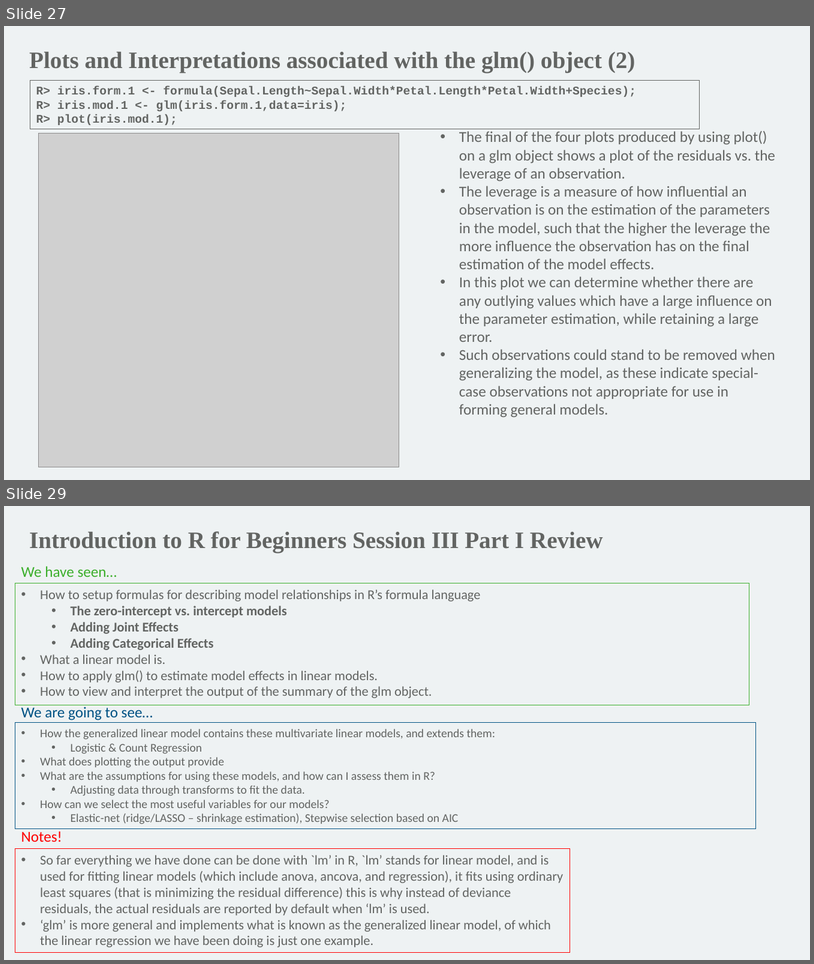
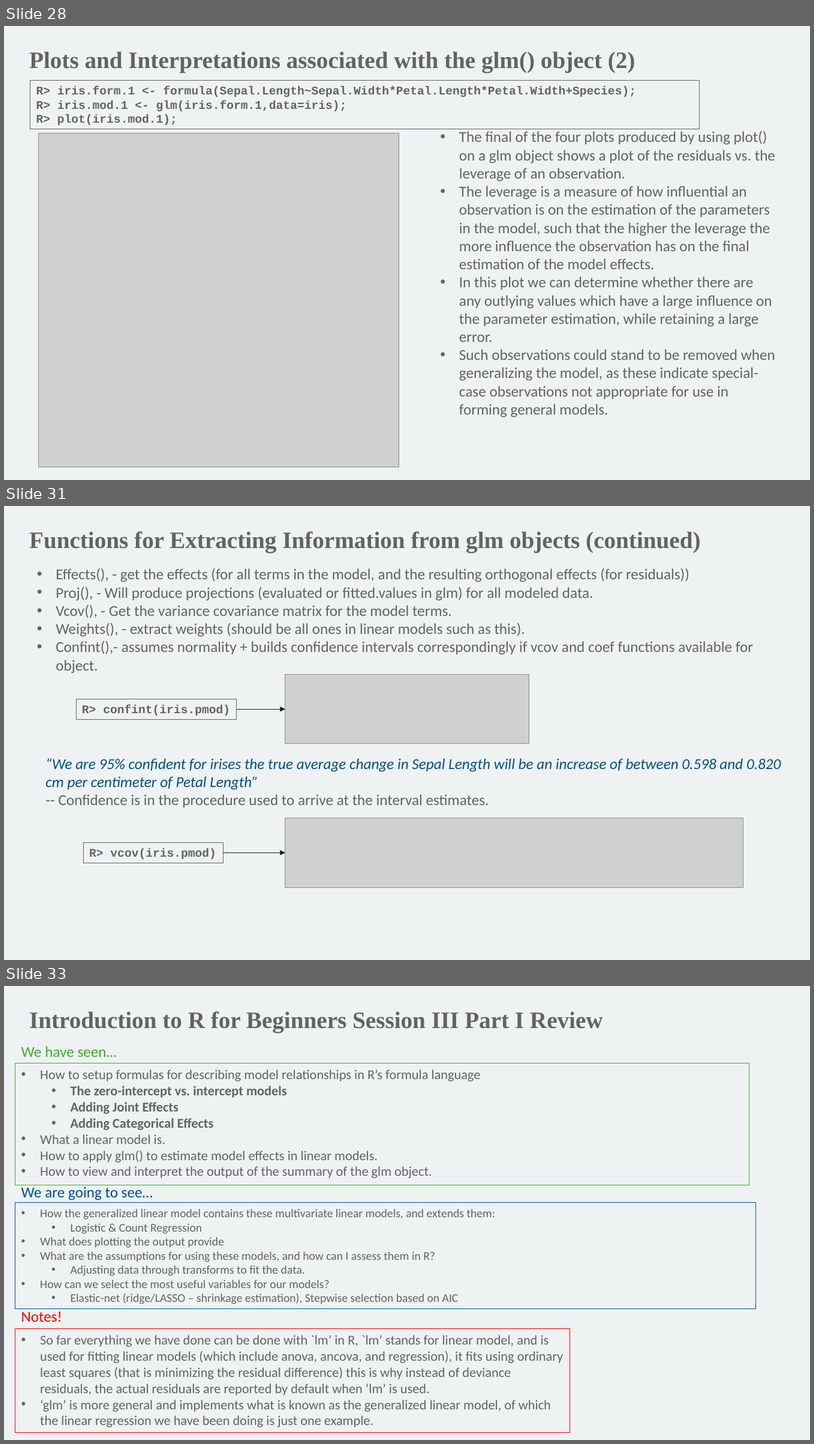
Before and after one commit to mathornton01/2022_UTSW_Lyda_Hill_Department_Beginning_R_Nanocourse, a slide deck: Slides/IntroductionToRForBeginners_DayII_MT.pptx. Shown one above the other, each under a label of ours: slides 27 and 29 before the commit, slides 28, 31 and 33 after it; the slides between them are not shown. The pictures are 814x964 and 814x1444 pixels, drawn with LibreOffice and Linux fonts; fonts in the diff are those of the drawing; grey boxes stand for pictures; background and template pictures are left out. Boxes give left, top, right and bottom in pixels: in the first picture for what was removed or moved away, otherwise in the second. Text is boxed around its words. In the diff, an @@ line names an element or a change of style, - is before the commit and + after.

```diff
--- a/Slides/IntroductionToRForBeginners_DayII_MT.pptx
+++ b/Slides/IntroductionToRForBeginners_DayII_MT.pptx
@@ slide 31 added at (4, 506, 810, 960), background #EEF2F3 @@
@@ text added at (29, 531, 701, 552), 28 pt, text #626462, bold @@
+Functions for Extracting Information from glm objects (continued)
@@ text added at (56, 568, 753, 673), 18 pt, text #626462 @@
+• Effects(), - get the effects (for all terms in the model, and the resulting orthogonal effects (for residuals))
+• Proj(), - Will produce projections (evaluated or fitted.values in glm) for all modeled data.
+• Vcov(), - Get the variance covariance matrix for the model terms.
+• Weights(), - extract weights (should be all ones in linear models such as this).
+• Confint(),- assumes normality + builds confidence intervals correspondingly if vcov and coef functions available for object.
@@ picture added at (285, 675, 529, 744) @@
@@ rectangle added at (76, 699, 236, 720), outline #626462 0.75 pt, 14 pt, text #626462, bold @@
+R> confint(iris.pmod)
@@ arrow added from (237, 709) to (285, 709), #141B1C 0.5 pt @@
@@ text added at (45, 758, 781, 807), 18 pt, text #005284, italic @@
+“We are 95% confident for irises the true average change in Sepal Length will be an increase of between 0.598 and 0.820 cm per centimeter of Petal Length”
+-- Confidence is in the procedure used to arrive at the interval estimates.
@@ picture added at (285, 817, 743, 888) @@
@@ rectangle added at (83, 843, 224, 863), outline #626462 0.75 pt, 14 pt, text #626462, bold @@
+R> vcov(iris.pmod)
@@ arrow added from (224, 853) to (285, 853), #141B1C 0.5 pt @@
@@ what was slide 27 is now slide 28 @@
@@ what was slide 29 is now slide 33 @@
```
Also in this commit, not shown: 3 slides changed, 6 other slides added, 1 other file.
